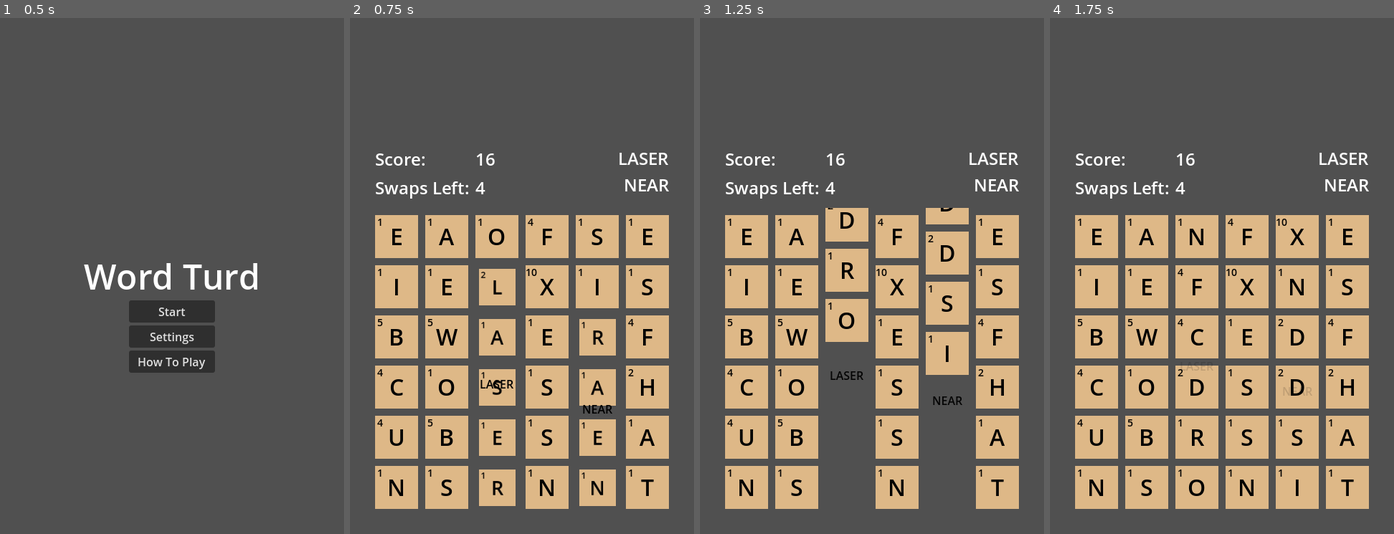
Above: before the commit, frames 1-4 (left to right).
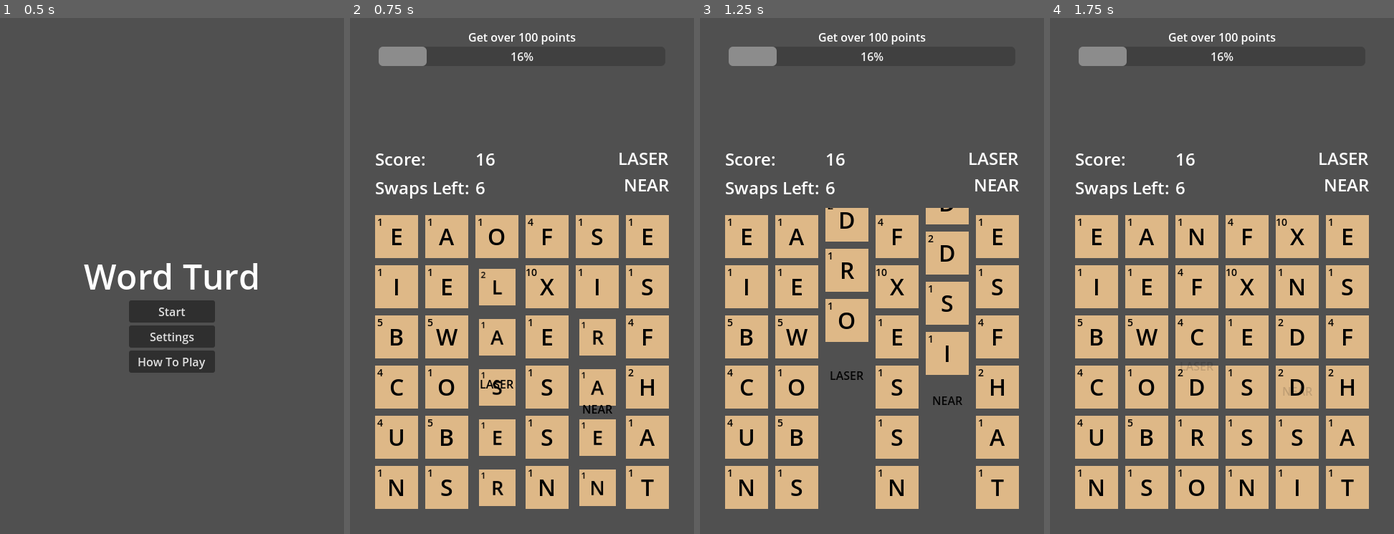
Above: after the commit, the same moments.

Repository: shymmetry/word_game
Game: Godot game, scene res://scenes/menu/menu.tscn
Two runs of this game, one before a commit and one after it. Both use one fixed random seed, a clock stepped at 60 frames per second and the inputs below.
Inputs (mouse positions are in pixels of both pictures, inside the frame that each line leads up to):
- Up to frame 1 (0.5 s): no input
- Up to frame 2 (0.75 s): click "Start" at 0.5 s
- Up to frame 3 (1.25 s): no input
- Up to frame 4 (1.75 s): move the mouse to (1297, 250) at 1.27 s; click (1297, 250) at 1.42 s

Frame 1 is identical in both runs. In frame 2, 0.8% of the frame differs, in the area x 8-66%, y 2-35%; in frame 3, 0.8%; in frame 4, 0.8%.

Commit message:
progress bar

Diff:
--- a/const/globals.gd
+++ b/const/globals.gd
@@ -1,8 +1,4 @@
 extends Node
-
-const tile_size = 60
-const padding = 10
-const min_word_length = 4
 
 # Game variables
 var tiles = []
--- a/const/levels/level1.gd
+++ b/const/levels/level1.gd
@@ -10,10 +10,14 @@
 
 const rows = 6
 const cols = 6
+const tile_size = 60
+const padding = 10
 
 const win_type = WIN_TYPES.SCORE
 const win_threshold = 100
-const starting_swaps = 1
+const win_text = "Get over 100 points"
+const starting_swaps = 3
+const min_word_length = 4
 
 const swap_bonus = {
 	4: 1,
--- a/scenes/game/ScoreArea.gd
+++ b/scenes/game/ScoreArea.gd
@@ -15,13 +15,12 @@
 }
 
 # Called when the node enters the scene tree for the first time.
-func _ready():
+func _process(delta):
 	$ScoreNumber.text = str(Globals.score)
 	$SwapsNumber.text = str(Globals.swaps)
-
-# Called every frame. 'delta' is the elapsed time since the previous frame.
-func _process(delta):
-	pass
+	$Goal.text = str(Globals.level_data.win_text)
+	$ProgressBar.max_value = Globals.level_data.win_threshold
+	$ProgressBar.value = Globals.score
 
 func score_word(word: String):
 	# Update score
@@ -30,17 +29,15 @@
 		score_up += Letters.letter_scores.get(char)
 	score_up = score_up * word_length_score_multiplier.get(word.length())
 	Globals.score += score_up
-	$ScoreNumber.text = str(Globals.score)
 
 	# Update swap count
 	var bonus = swap_bonus.get(word.length())
 	assert(bonus)
 	Globals.swaps += bonus
-	$SwapsNumber.text = str(Globals.swaps)
 
 	# Update words display
 	var new_matched_words = [word]
-	new_matched_words.append_array(matched_words.slice(0, 5))
+	new_matched_words.append_array(matched_words.slice(0, 4))
 	matched_words = new_matched_words
 	var display_words = ""
 	for matched_word in matched_words:
--- a/scenes/game/TileGrid.gd
+++ b/scenes/game/TileGrid.gd
@@ -11,14 +11,20 @@
 var exploding_tiles_done = 0
 var dropping_tiles_done = 0
 
-# Called when the node enters the scene tree for the first time.
+func _init():
+	if !Globals.level_data:
+		Globals.set_current_level(1)
+
+	Globals.swaps = Globals.level_data.starting_swaps
+	Globals.score = 0
+
 func _ready():
 	init_tiles()
-	remove_all_words()
+	find_and_remove_words()
 	Signals.connect('ExplodeFinished', explode_finished)
 	Signals.connect('DropFinished', drop_finished)
 	Signals.connect('StartGame', reset)
-	Signals.connect('FindAndRemoveWords', remove_all_words)
+	Signals.connect('FindAndRemoveWords', find_and_remove_words)
 
 func init_tiles():
 	Globals.tiles = []
@@ -35,7 +41,7 @@
 	$"../../GameOverCL/GameOver".hide()
 	get_tree().reload_current_scene()
 
-func remove_all_words():
+func find_and_remove_words():
 	Globals.idle = false
 	var found_words = get_all_words()
 	exploding_points = {}
@@ -76,8 +82,8 @@
 	# 1 to center the point.
 	# Subtract half of size from the end to center
 	# Add half of padding to account for sides of tile grid
-	var x = (abs(point1.x+point2.x+1)/2.0)*(Globals.tile_size+Globals.padding)-40+Globals.padding/2
-	var y = (abs(point1.y+point2.y+1)/2.0)*(Globals.tile_size+Globals.padding)-20+Globals.padding/2
+	var x = (abs(point1.x+point2.x+1)/2.0)*(Globals.level_data.tile_size+Globals.level_data.padding)-40+Globals.level_data.padding/2
+	var y = (abs(point1.y+point2.y+1)/2.0)*(Globals.level_data.tile_size+Globals.level_data.padding)-20+Globals.level_data.padding/2
 	return Vector2(x, y)
 
 func explode_finished():
@@ -131,7 +137,7 @@
 			var tile = Globals.tiles[col][row]
 
 			if tile and drop > 0:
-				tile.drop(drop*(Globals.tile_size+Globals.padding))
+				tile.drop(drop*(Globals.level_data.tile_size+Globals.level_data.padding))
 				dropping_tiles_done += 1
 				tile.row = row+drop
 				Globals.tiles[col][row] = null
@@ -140,7 +146,7 @@
 		var new_tiles_col = new_tiles[col]
 		for i in range(0, new_tiles_col.size()):
 			var new_tile = new_tiles_col[i]
-			new_tile.drop(new_tiles_col.size()*(Globals.tile_size+Globals.padding))
+			new_tile.drop(new_tiles_col.size()*(Globals.level_data.tile_size+Globals.level_data.padding))
 			dropping_tiles_done += 1
 
 			var row = new_tiles_col.size()-1-i
@@ -152,7 +158,7 @@
 	dropping_tiles_done -= 1
 	if dropping_tiles_done == 0:
 		# Loop word removal
-		remove_all_words()
+		find_and_remove_words()
 
 func get_all_words():
 	# Gets all the words on the board starting from any letter
@@ -194,8 +200,8 @@
 	return Globals.tiles[x][y].get_node("Letter").text
 
 func get_longest_word(str: String):
-	if str.length() < Globals.min_word_length: return null
-	for len in range(str.length(), Globals.min_word_length-1, -1):
+	if str.length() < Globals.level_data.min_word_length: return null
+	for len in range(str.length(), Globals.level_data.min_word_length-1, -1):
 		var word = str.substr(0, len)
 		if is_word(word):
 			return word
@@ -207,10 +213,10 @@
 func create_tile(col: int, row: int, new: bool = false):
 	var tile = tile_scene.instantiate()
 
-	var x = Globals.padding*(col + 1) + col*Globals.tile_size
+	var x = Globals.level_data.padding*(col + 1) + col*Globals.level_data.tile_size
 	var y = 0
-	if new: y = -1 * (Globals.padding*(row) + (row + 1)*Globals.tile_size)
-	else: y = Globals.padding*(row + 1) + row*Globals.tile_size
+	if new: y = -1 * (Globals.level_data.padding*(row) + (row + 1)*Globals.level_data.tile_size)
+	else: y = Globals.level_data.padding*(row + 1) + row*Globals.level_data.tile_size
 
 	tile.position = Vector2(x, y)
 	var char = letters.rand_char()
--- a/scenes/game/TileGridContainer.gd
+++ b/scenes/game/TileGridContainer.gd
@@ -18,7 +18,7 @@
 		var xdif = get_local_mouse_position().x - lifted_point.x
 		var ydif = get_local_mouse_position().y - lifted_point.y
 		var max_dif = max(abs(xdif), abs(ydif))
-		var min_dist = (Globals.tile_size + Globals.padding) / 2
+		var min_dist = (Globals.level_data.tile_size + Globals.level_data.padding) / 2
 		if max_dif > min_dist:
 			var lifted_col = lifted.col
 			var lifted_row = lifted.row
@@ -67,7 +67,7 @@
 						swap_tile.position = swap_position
 					swap_tile = Globals.tiles[lifted.col-1][lifted.row]
 					swap_position = swap_tile.position
-			var move = min(abs(xdif), Globals.tile_size + Globals.padding) * sign(xdif)
+			var move = min(abs(xdif), Globals.level_data.tile_size + Globals.level_data.padding) * sign(xdif)
 			lifted.position.x = lifted_position.x + move
 			lifted.position.y = lifted_position.y
 			swap_tile.position.x = swap_position.x - move
@@ -88,13 +88,13 @@
 						swap_tile.position = swap_position
 					swap_tile = Globals.tiles[lifted.col][lifted.row-1]
 					swap_position = swap_tile.position
-			var move = min(abs(ydif), Globals.tile_size + Globals.padding) * sign(ydif)
+			var move = min(abs(ydif), Globals.level_data.tile_size + Globals.level_data.padding) * sign(ydif)
 			lifted.position.x = lifted_position.x
 			lifted.position.y = lifted_position.y + move
 			swap_tile.position.y = swap_position.y - move
 
 func get_tile_at_point(position):
-	var col = floor((position.x-Globals.padding/2) / (Globals.tile_size+Globals.padding))
-	var row = floor((position.y-Globals.padding/2) / (Globals.tile_size+Globals.padding))
+	var col = floor((position.x-Globals.level_data.padding/2) / (Globals.level_data.tile_size+Globals.level_data.padding))
+	var row = floor((position.y-Globals.level_data.padding/2) / (Globals.level_data.tile_size+Globals.level_data.padding))
 	assert(col < Globals.level_data.cols and row < Globals.level_data.rows)
 	return Globals.tiles[col][row]
--- a/scenes/game/game.tscn
+++ b/scenes/game/game.tscn
@@ -84,12 +84,28 @@
 
 [node name="Words" type="Label" parent="ColorRect/ScoreArea"]
 offset_left = 240.0
-offset_top = 35.0
+offset_top = 80.0
 offset_right = 445.0
 offset_bottom = 250.0
 label_settings = SubResource("LabelSettings_j1hmb")
 horizontal_alignment = 2
 vertical_alignment = 2
+
+[node name="Goal" type="Label" parent="ColorRect/ScoreArea"]
+offset_left = 40.0
+offset_top = 15.0
+offset_right = 440.0
+offset_bottom = 38.0
+text = "Goal"
+horizontal_alignment = 1
+vertical_alignment = 1
+
+[node name="ProgressBar" type="ProgressBar" parent="ColorRect/ScoreArea"]
+offset_left = 40.0
+offset_top = 40.0
+offset_right = 440.0
+offset_bottom = 67.0
+step = 1.0
 
 [node name="GameOverCL" type="CanvasLayer" parent="ColorRect"]
 layer = 100
